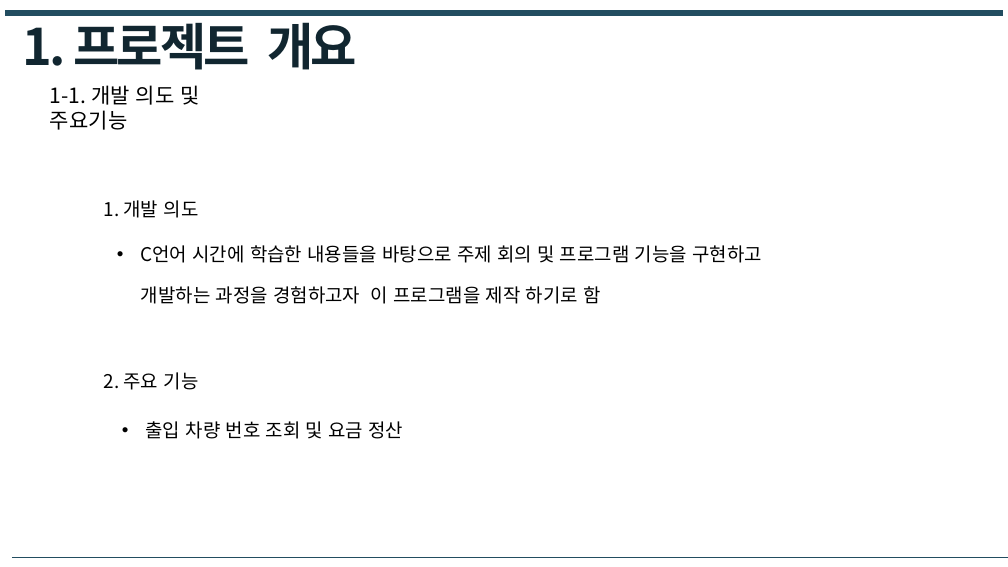
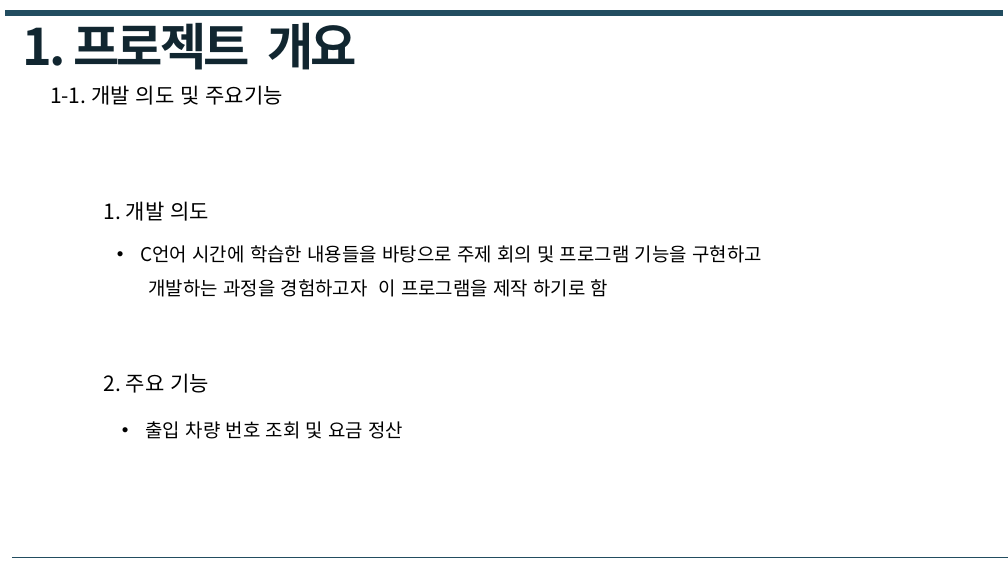
Before and after one commit to JeongYoonBaek/A11_BCS, a slide deck: slide 4 of 최종PPT/(C언어)A11_4조_BCS 최종발표.pptx. Drawn at 1008x567 pixels with LibreOffice and Linux fonts; fonts in the diff are those of the drawing. Boxes give left, top, right and bottom in pixels: in the first picture for what was removed or moved away, otherwise in the second. Text is boxed around its words. In the diff, an @@ line names an element or a change of style, - is before the commit and + after.

```diff
--- a/최종PPT/(C언어)A11_4조_BCS 최종발표.pptx
+++ b/최종PPT/(C언어)A11_4조_BCS 최종발표.pptx
@@ text "1-1. 개발 의도 및 주요기능" rewrapped from [50, 85, 199, 130] to [50, 85, 283, 105] @@
@@ text "1. 개발 의도" at [104, 201, 209, 221]: size 18 to 20 pt @@
@@ text removed at [141, 286, 600, 304] @@
-개발하는 과정을 경험하고자 이 프로그램을 제작 하기로 함
@@ text at [149, 279, 608, 297]: paragraph added @@
+개발하는 과정을 경험하고자 이 프로그램을 제작 하기로 함
@@ text "2. 주요 기능" at [104, 373, 209, 393]: size 18 to 20 pt @@
```
Also in this commit, not shown: 13 other slides changed.
